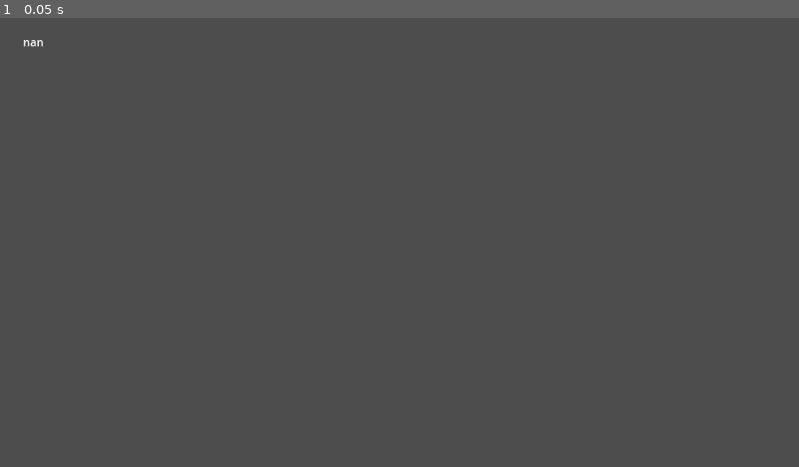
Above: before the commit, frame 1.
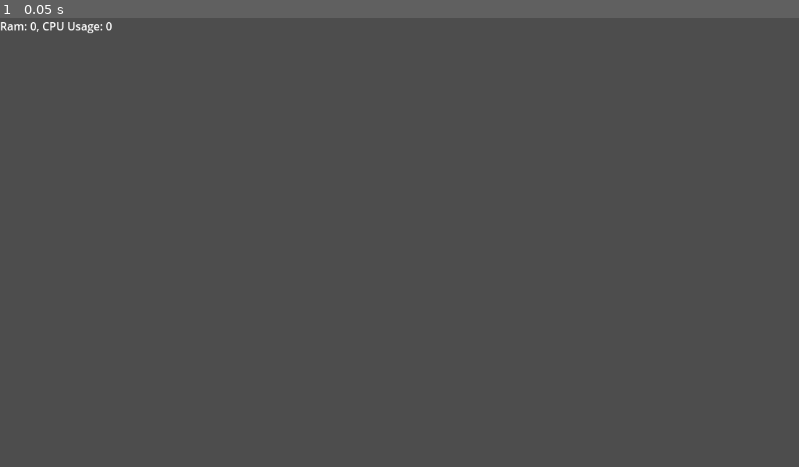
Above: after the commit, the same moment.

Repository: francoislg/broken-roguelike
Game: Godot game, scene res://Scene.tscn
Two runs of this game, one before a commit and one after it. Both use one fixed random seed, a clock stepped at 60 frames per second and the inputs below.
Inputs:
- Up to frame 1 (0.05 s): no input

The runs differ from the first frame. In frame 1, 0.2% of the frame differs, in the area x 0-15%, y 0-7%.
Error after the commit: Invalid access of index '2' on a base object of type: 'PackedStringArray'. (res://DebugGameVariables.gd:57)

Commit message:
Add global state for variables
+ readme

Diff:
--- a/DebugGameVariables.gd
+++ b/DebugGameVariables.gd
@@ -1,5 +1,6 @@
 extends RichTextLabel
 
+var state = GlobalState.state
 
 # Called when the node enters the scene tree for the first time.
 func _ready():
@@ -10,12 +11,47 @@
 	var a = DisplayServer.screen_get_refresh_rate()
 	#var rendering = FileAccess.open("a", FileAccess.READ).get_length()
 
-	text = """
-		%s
-	""" % [a]
+	var output = [];
+	var t = Thread.new()
+	t.start(threadedUpdate)
+
+	text = "Loaded"
+
 	pass # Replace with function body.
 
 
 # Called every frame. 'delta' is the elapsed time since the previous frame.
 func _process(delta):
+	text = "Ram: %s, CPU Usage: %s" % [state.TOTAL_RAM, state.CPU_USAGE]
+
 	pass
+
+
+func threadedUpdate():
+	updateTotalRam()
+	poll()
+	var timer = Timer.new()
+	add_child(timer)
+	timer.wait_time = 5
+	timer.connect('timeout', poll);
+	timer.start()
+
+func poll():
+	updateCpuUsage()
+
+func updateCpuUsage():
+	var result = wmicCall("cpu get loadpercentage")
+	if result:
+		state.CPU_USAGE = result
+
+func updateTotalRam():
+	var ramInBytes = wmicCall("computersystem get totalphysicalmemory")
+	if ramInBytes:
+		state.TOTAL_RAM = float(ramInBytes) / 1024 / 1024 / 1024
+
+# Could probably use one wmic call with "/value" to retrieve every PC information at once
+
+func wmicCall(args: String):
+	var output = []
+	OS.execute("wmic", args.split(" "), output)
+	return output[0].split(" ")[2].rstrip('\r\n').lstrip('\r\n')
--- /dev/null
+++ b/GlobalState.gd
@@ -0,0 +1,15 @@
+extends Node
+
+var state = {
+	"CPU_USAGE": 0,
+	"TOTAL_RAM": 0
+}
+
+# Called when the node enters the scene tree for the first time.
+func _ready():
+	pass # Replace with function body.
+
+
+# Called every frame. 'delta' is the elapsed time since the previous frame.
+func _process(delta):
+	pass
--- a/project.godot
+++ b/project.godot
@@ -14,3 +14,7 @@
 run/main_scene="res://Scene.tscn"
 config/features=PackedStringArray("4.0", "Forward Plus")
 config/icon="res://icon.svg"
+
+[autoload]
+
+GlobalState="*res://GlobalState.gd"
Not shown, added: readme.md
